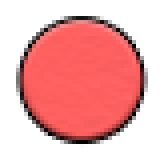
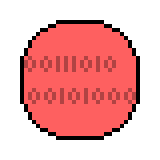
The second 160×160 image is a revision of the first. Changes to its layers:
added layer "Camada 3" above "Camada 2" over 20, 20, 140, 140
added group "Agrupar 2" (30%) with 2 layers above "Camada 4" over 24, 56, 136, 104
added layer "bin_down" in group "Agrupar 2" over 28, 88, 136, 104
added layer "bin_up" in group "Agrupar 2" over 24, 56, 116, 72
added layer "Camada 1" above "Elipse 1" over 20, 20, 140, 140
hid "Elipse 1", painted on it over 20, 20, 144, 144
